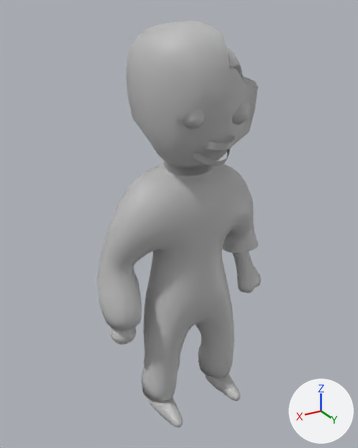
A saved change to the FBX model Soul Searching/Assets/Mesh/Enemys/tempZombie.fbx.
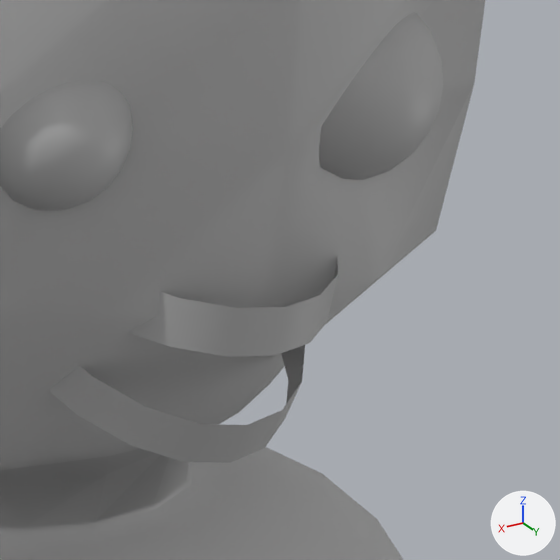
Old and new are each drawn whole from a 50 mm lens placed at (-0.081, 1.05, 1.1), pointed at (-0.717, -0.011, 0.57) and again close up on the part from 52% to 75% of the width and 22% to 40% of the height. Arrows for +X, +Y and +Z are at lower right; the lights stay in place. Where no turn or scale is listed for an object, it has been applied to the vertices. Vertices at the same position are counted once.
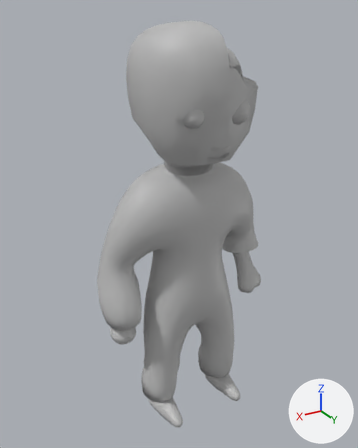
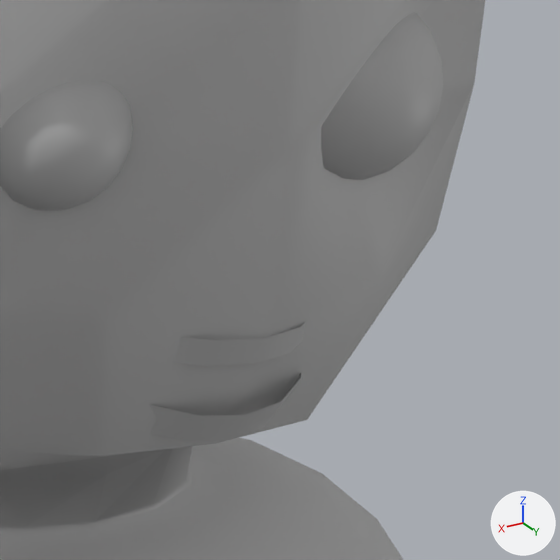
The newer file is also turned or shifted as a whole; pictures and numbers use the older file's frame.

Edits to the bpy script that builds the scene:
```text
Change me_mesh:
    where me_mesh.from_pydata(...)  # 3085 vertices, 3068 faces; spans x -0.253..0.262, y -0.152..0.152, z -0.54..0.54
    used by ob_pcylinder4; location = (-0.7417, 0.0164, 0.5391)
    verts and faces of me_mesh; kept vertices keep their numbers, new ones are numbered from 3085
    before: 1357 (-0.049, 0.07, 0.242) at pixel (273, 368), 1358 (0.005, 0.076, 0.24) at pixel (157, 396), 1359 (0.06, 0.07, 0.242) at pixel (18, 410), 2298 (0.005, 0.136, 0.285)
    me_mesh part 1: the loose piece of 22 vertices spanning x -0.048..0.062, y 0.07..0.152, z 0.272..0.31 is scaled about its middle by (1.01, 1.01, 0.565), then moved by (0.001, -0.009, -0.013)
    me_mesh part 2: the loose piece of 22 vertices spanning x -0.048..0.062, y 0.055..0.132, z 0.229..0.284 is scaled about its middle by (1, 1, 0.713), then moved by (0.0, -0.001, 0.0)
    me_mesh part 3
    add verts[1357] = (-0.038, 0.106, 0.233)  # moved, pixel (307, 419)
    add verts[1358] = (0.005, 0.111, 0.232)  # moved, pixel (213, 443)
    add verts[1359] = (0.049, 0.106, 0.233)  # moved, pixel (101, 455)
    add verts[2298] = (0.005, 0.142, 0.276)  # moved, pixel (270, 338)
```

Where the change shows, as pixel boxes (x1, y1, x2, y2) in the close-ups (560 x 560 px; the box of a moved part takes in the faces that stretch with it):
part 1 of me_mesh, moved or reshaped
    before: (128, 259, 338, 357)
    after: (174, 322, 306, 366)
part 2 of me_mesh, moved or reshaped
    before: (48, 345, 305, 463)
    after: (149, 374, 301, 441)
part 3 of me_mesh, moved or reshaped
    before: (0, 127, 426, 452)
    after: (0, 127, 435, 456)
